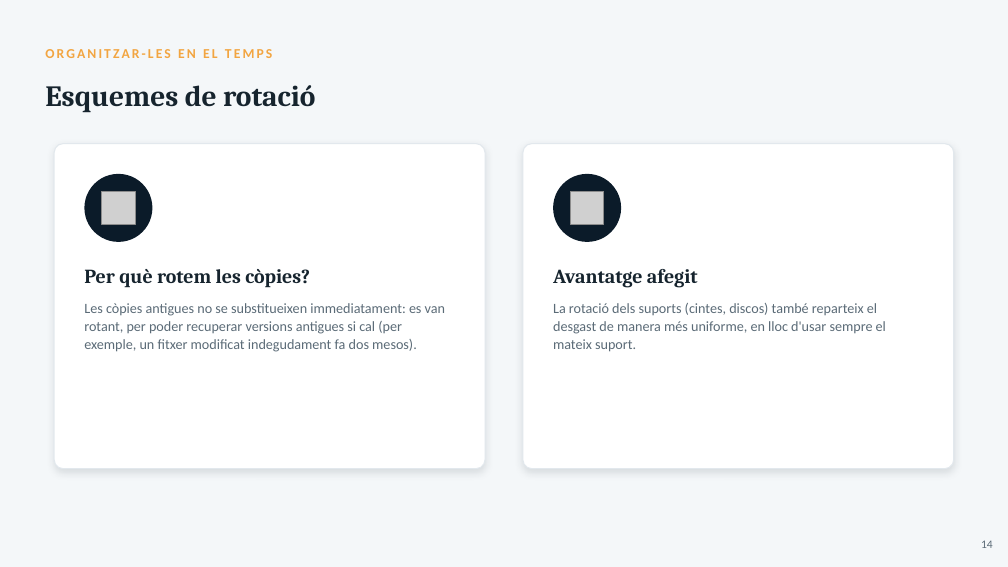
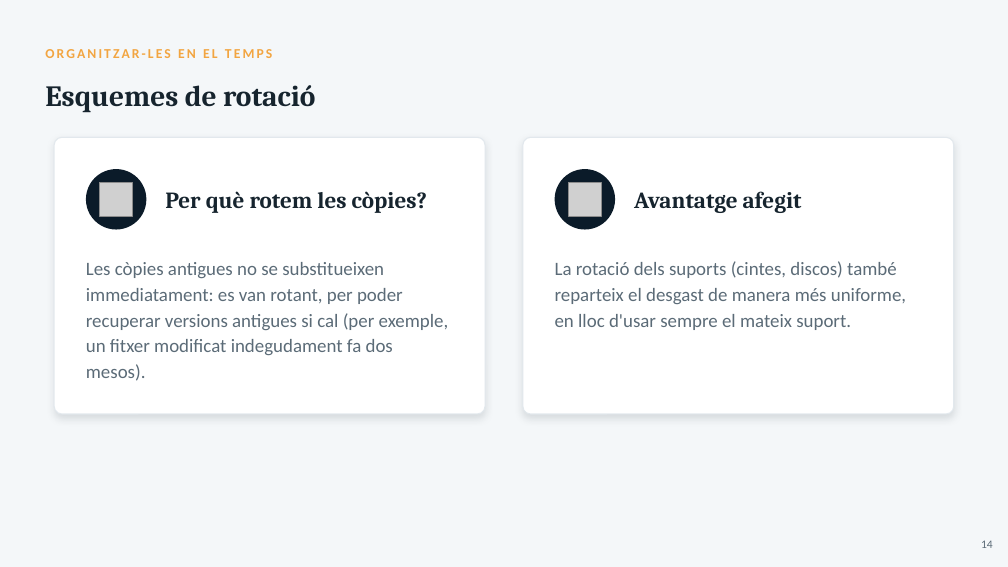
Before and after one commit to joansanchezescudero/SMX_0226_Seguretat_Informatica, a slide deck: slide 14 of RA2 - Emmagatzematge i copies de seguretat/AA3 - Copies de seguretat/RA2_AA3_Copies_de_seguretat.pptx. Drawn at 1008x567 pixels with LibreOffice and Linux fonts; fonts in the diff are those of the drawing; grey boxes stand for pictures. Boxes give left, top, right and bottom in pixels: in the first picture for what was removed or moved away, otherwise in the second. Text is boxed around its words. In the diff, an @@ line names an element or a change of style, - is before the commit and + after.

```diff
--- a/RA2 - Emmagatzematge i copies de seguretat/AA3 - Copies de seguretat/RA2_AA3_Copies_de_seguretat.pptx
+++ b/RA2 - Emmagatzematge i copies de seguretat/AA3 - Copies de seguretat/RA2_AA3_Copies_de_seguretat.pptx
@@ rounded rectangle resized from (x1=54, y1=144, x2=485, y2=469) to (x1=54, y1=138, x2=485, y2=414) @@
@@ rounded rectangle resized from (x1=523, y1=144, x2=954, y2=469) to (x1=523, y1=138, x2=954, y2=414) @@
@@ ellipse resized from (x1=85, y1=174, x2=153, y2=242) to (x1=86, y1=169, x2=147, y2=230) @@
@@ ellipse resized from (x1=554, y1=174, x2=622, y2=242) to (x1=555, y1=169, x2=616, y2=230) @@
@@ picture moved from (x1=102, y1=191, x2=135, y2=225) to (x1=100, y1=183, x2=133, y2=216) @@
@@ text "Per què rotem les còpies?" moved from (x1=84, y1=269, x2=310, y2=288) to (x1=165, y1=191, x2=427, y2=213) @@
@@ text "Per què rotem les còpies?" at (x1=165, y1=191, x2=427, y2=213): size 19 to 22 pt @@
@@ picture moved from (x1=571, y1=191, x2=604, y2=225) to (x1=569, y1=183, x2=602, y2=216) @@
@@ text "Avantatge afegit" at (x1=634, y1=191, x2=802, y2=213): size 19 to 22 pt @@
@@ text "Avantatge afegit" moved from (x1=553, y1=269, x2=698, y2=288) to (x1=634, y1=191, x2=802, y2=213) @@
@@ text "Les còpies antigues no se ..." moved from (x1=84, y1=303, x2=445, y2=352) to (x1=86, y1=262, x2=449, y2=381) @@
@@ text "Les còpies antigues no se ..." at (x1=86, y1=262, x2=449, y2=381): size 13.5 to 18 pt; line spacing 17pt to 24.5pt @@
@@ text "La rotació dels suports (cintes, ..." at (x1=555, y1=261, x2=906, y2=330): size 13.5 to 18 pt; line spacing 17pt to 24.5pt @@
@@ text "La rotació dels suports (cintes, ..." moved from (x1=553, y1=303, x2=886, y2=352) to (x1=555, y1=261, x2=906, y2=330) @@
```
Also in this commit, not shown: 26 other slides changed, 1 other file.
